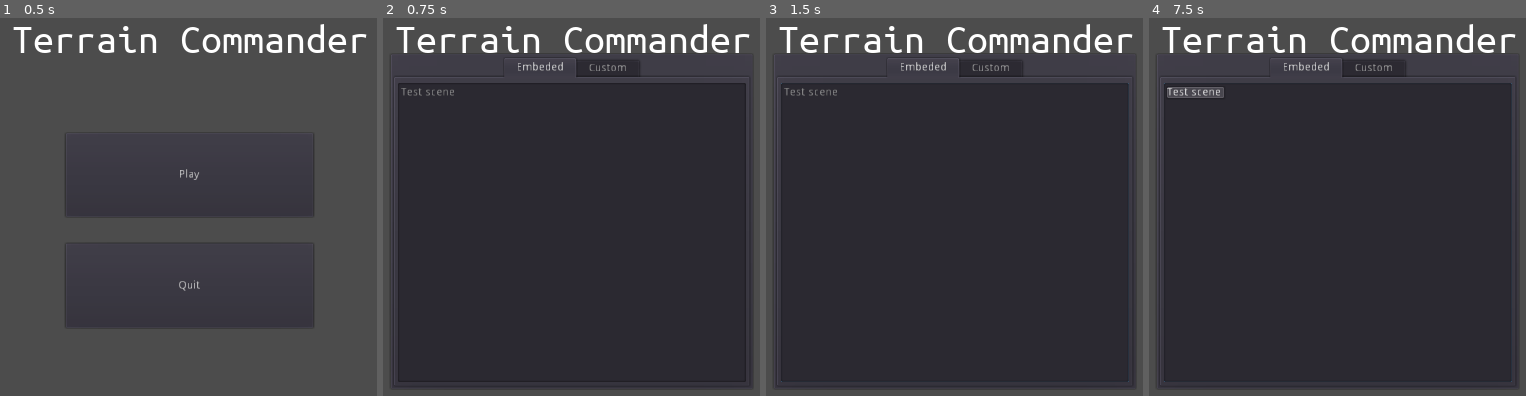
Above: before the commit, frames 1-4 (left to right).
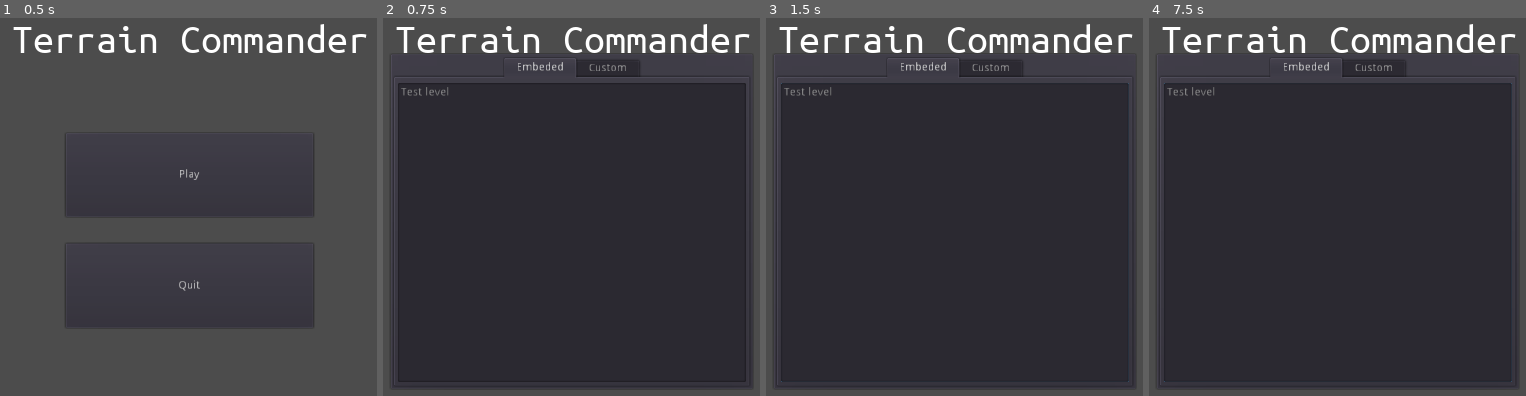
Above: after the commit, the same moments.

Repository: Blinc13/terrain_commander
Game: Godot game, scene res://scenes/ui/MainMenu.tscn
Same seed, same stepped clock (60 frames per second), same inputs: the game is played once before the commit and once after it.
Inputs (mouse positions are in pixels of both pictures, inside the frame that each line leads up to):
- Up to frame 1 (0.5 s): no input
- Up to frame 2 (0.75 s): click "Play" at 0.5 s
- Up to frame 3 (1.5 s): click "Play" at 1.25 s
- Up to frame 4 (7.5 s): tap Enter at 2, 3.5, 5 s; move the mouse to (1514, 191) at 2.02 s; hold A (right) 2.03-2.78 s; click (1514, 191) at 2.1 s; tap Space at 2.75, 4.25, 5.75 s; move the mouse to (1179, 237) at 2.77 s; hold S (down) 2.78-3.53 s; click (1179, 237) at 2.85 s; move the mouse to (1420, 112) at 3.52 s; hold A (right) 3.53-4.28 s; click (1420, 112) at 3.6 s; move the mouse to (1299, 309) at 4.27 s; hold W (up) 4.28-5.03 s; click (1299, 309) at 4.35 s; move the mouse to (outside the picture) at 5.02 s; hold D (left) 5.03-6.53 s; click (outside the picture) at 5.1 s; move the mouse to (outside the picture) at 5.77 s; click (outside the picture) at 5.85 s; move the mouse to (1378, 214) at 6.52 s; hold S (down) 6.53-7.28 s; click (1378, 214) at 6.6 s; move the mouse to (1220, 97) at 7.27 s; hold A (right) from 7.28 s (still down); click (1220, 97) at 7.35 s

Frame 1 is identical in both runs. In frame 2, less than 0.1% of the frame differs, in the area x 11-19%, y 18-21%; in frame 3, less than 0.1%; in frame 4, 0.4%, in the area x 4-20%, y 18-22%.

Commit message:
Working level selector

Diff:
--- a/levels/TestLevel.tscn
+++ b/levels/TestLevel.tscn
@@ -1,9 +1,8 @@
-[gd_scene load_steps=5 format=2]
+[gd_scene load_steps=4 format=2]
 
 [ext_resource path="res://scenes/misc/BaseLevel.tscn" type="PackedScene" id=1]
 [ext_resource path="res://assets/materials/terrain/TerrainMaterial.tres" type="Material" id=2]
 [ext_resource path="res://assets/textures/terrain/terrain.png" type="Texture" id=3]
-[ext_resource path="res://scenes/units/Player/MasterPlayer.tscn" type="PackedScene" id=4]
 
 [node name="Game" instance=ExtResource( 1 )]
 
@@ -11,6 +10,3 @@
 material = ExtResource( 2 )
 texture = ExtResource( 3 )
 polygon = PoolVector2Array( 129, 360, 202, 502, 527, 524, 820, 471, 883, 328, 870, 199, 737, 61, 656, 164, 611, 313, 515, 348, 354, 371, 228, 355 )
-
-[node name="Player" parent="Players" index="0" instance=ExtResource( 4 )]
-position = Vector2( 235, 333 )
--- a/scenes/ui/MainMenu.tscn
+++ b/scenes/ui/MainMenu.tscn
@@ -117,3 +117,4 @@
 
 [connection signal="pressed" from="Title/HBoxContainer/VBoxContainer/PlayButton" to="." method="play"]
 [connection signal="pressed" from="Title/HBoxContainer/VBoxContainer/QuitButton" to="." method="quit"]
+[connection signal="item_activated" from="LevelsList/TabContainer/Embeded" to="." method="embeded_level_selected"]
--- a/src/ui/main_menu.gd
+++ b/src/ui/main_menu.gd
@@ -13,7 +13,22 @@
 
 
 onready var embeded_levels = $LevelsList/TabContainer/Embeded
-onready var custom_levels = $LevelsList/TabContainer/Custom
+#onready var custom_levels = $LevelsList/TabContainer/Custom
+
+var embeded_levels_list = Array()
+#var custom_levels_list = Array()
+
+func add_embeded_level(name: String, path: String):
+	embeded_levels.add_item(name)
+	embeded_levels_list.push_back(path)
 
 func init_levels_list():
-	embeded_levels.add_item("Test scene")
+	add_embeded_level("Test level", "res://levels/TestLevel.tscn")
+
+func embeded_level_selected(index):
+	var level_scene = load(embeded_levels_list[index]) as PackedScene
+	var level = level_scene.instance()
+
+	visible = false
+
+	get_parent().add_child(level)
